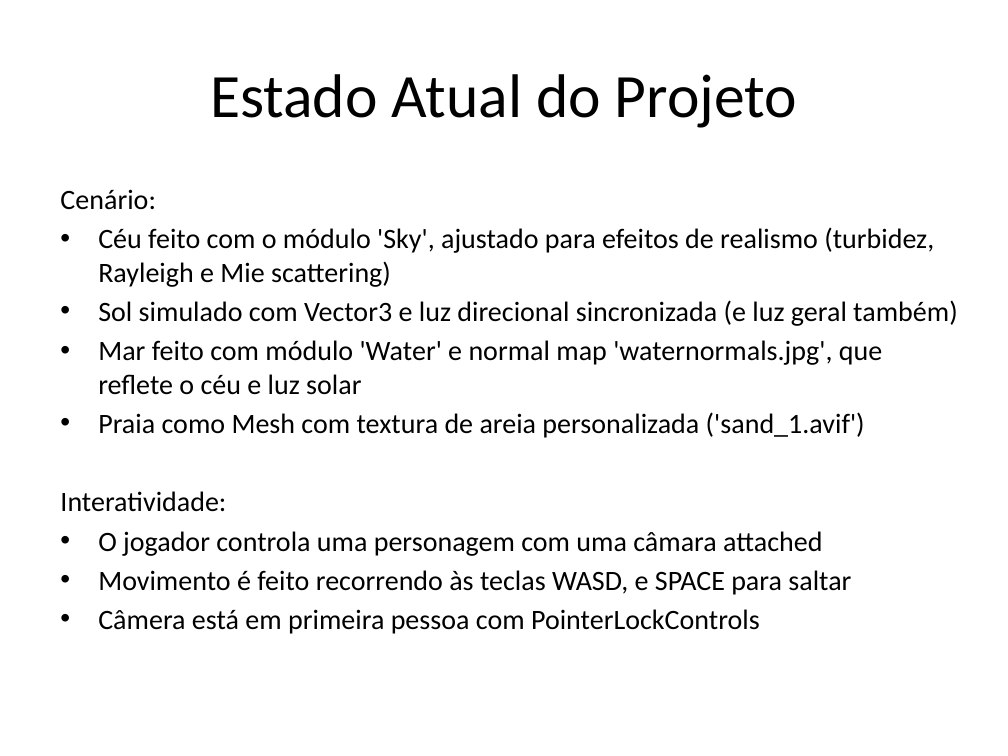
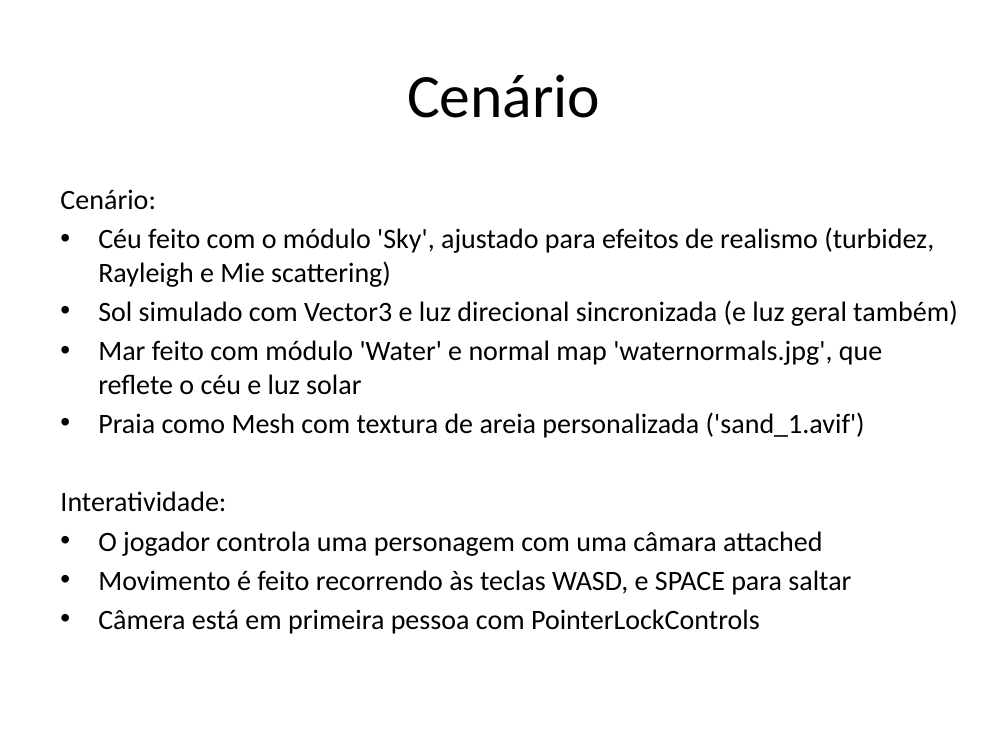
Before and after one commit to Alcatrao/BeachDefense, a slide deck: slide 3 of docs/BeachDefense_Presentation.pptx. Drawn at 1008x756 pixels with LibreOffice and Linux fonts; fonts in the diff are those of the drawing; background and template pictures are left out. Boxes give left, top, right and bottom in pixels: in the first picture for what was removed or moved away, otherwise in the second. Text is boxed around its words. In the diff, an @@ line names an element or a change of style, - is before the commit and + after.

```diff
--- a/docs/BeachDefense_Presentation.pptx
+++ b/docs/BeachDefense_Presentation.pptx
@@ title at (407,74,600,118): text changed @@
-Estado Atual do Projeto
+Cenário
```
Also in this commit, not shown: 2 slides added, 1 slide removed, 2 other files.
